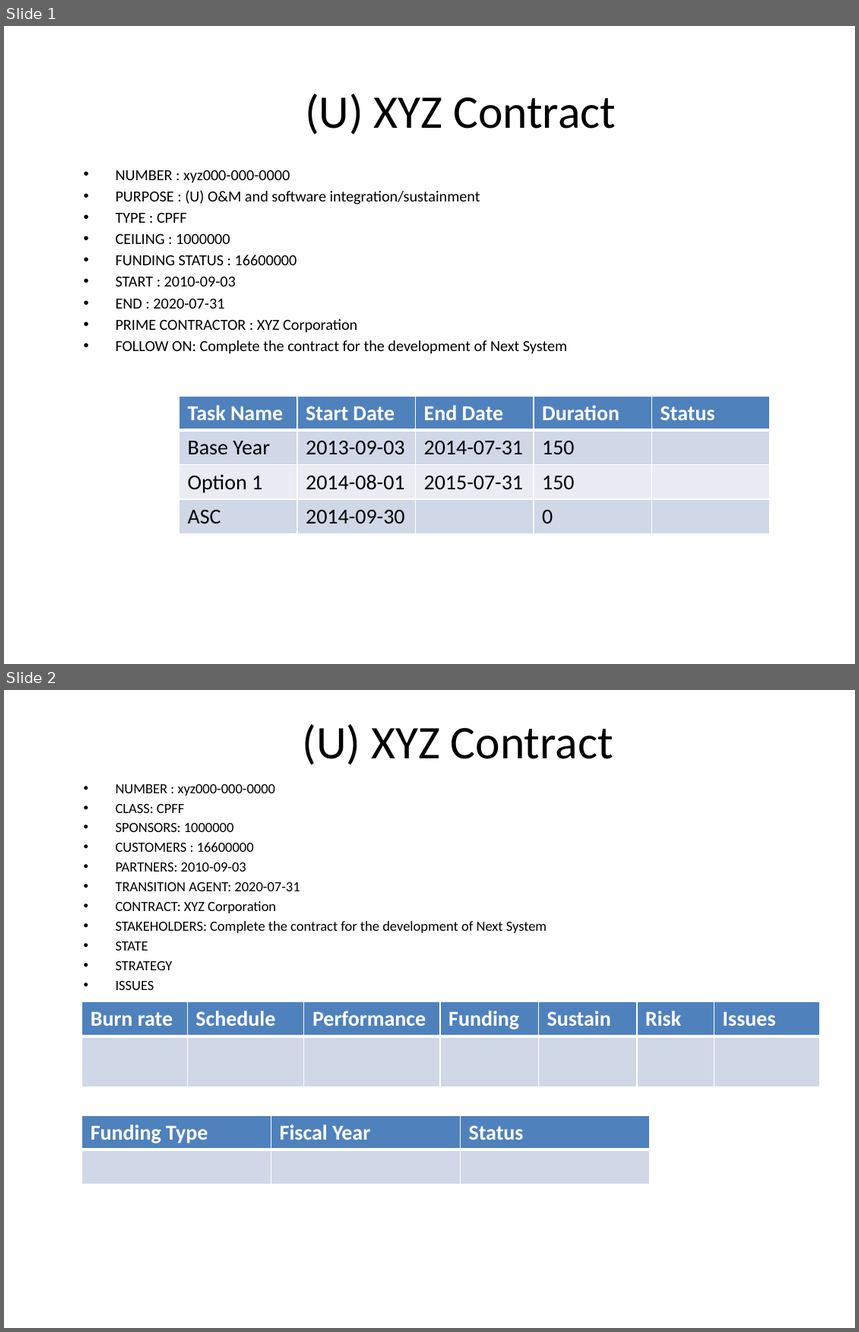
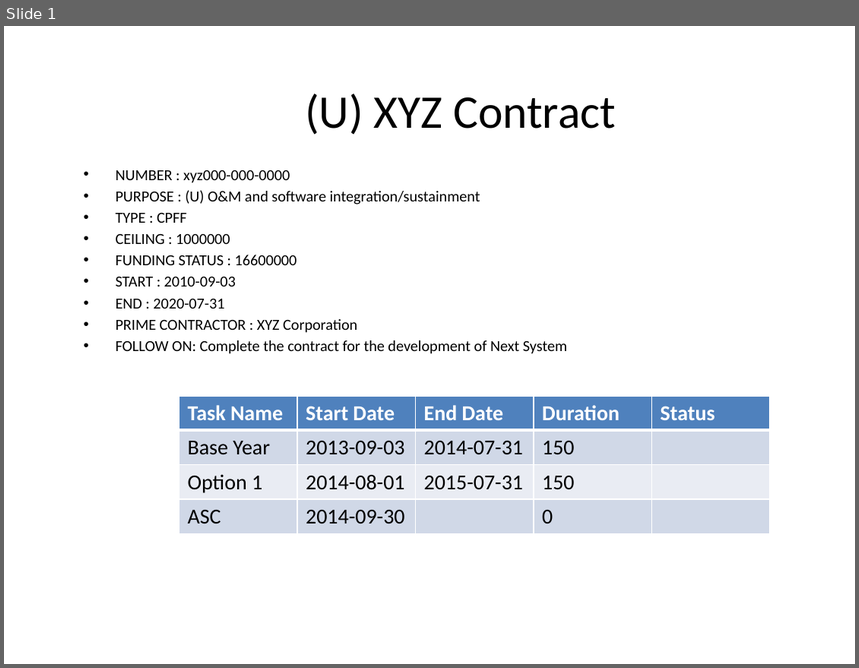
Before and after one commit to sastafford/marklogic-powerpoint, a slide deck: src/main/resources/powerpoint/template.pptx. Shown one above the other, each under a label of ours: slides 1 and 2 before the commit, slide 1 after it. The pictures are 859x1332 and 859x668 pixels, drawn with LibreOffice and Linux fonts; fonts in the diff are those of the drawing. Boxes give left, top, right and bottom in pixels: in the first picture for what was removed or moved away, otherwise in the second. Text is boxed around its words. In the diff, an @@ line names an element or a change of style, - is before the commit and + after.

```diff
--- a/src/main/resources/powerpoint/template.pptx
+++ b/src/main/resources/powerpoint/template.pptx
@@ slide 2 removed at box(4, 690, 855, 1328), background #FFFFFF @@
@@ title removed at box(303, 724, 614, 765) @@
-(U) XYZ Contract
@@ text removed at box(116, 784, 547, 970) @@
-• NUMBER : xyz000-000-0000
-• CLASS: CPFF
-• SPONSORS: 1000000
-• CUSTOMERS : 16600000
-• PARTNERS: 2010-09-03
-• TRANSITION AGENT: 2020-07-31
-• CONTRACT: XYZ Corporation
-• STAKEHOLDERS: Complete the contract for the development of Next System
-• STATE
-• STRATEGY
-• ISSUES
@@ table removed at box(82, 1002, 821, 1087), 2 rows, 7 columns @@
-Burn rate | Schedule | Performance | Funding | Sustain | Risk | Issues
- |  |  |  |  |  | 
@@ table removed at box(82, 1116, 649, 1185), 2 rows, 3 columns @@
-Funding Type | Fiscal Year | Status
- |  | 
```
Also in this commit, not shown: 1 slide added.
